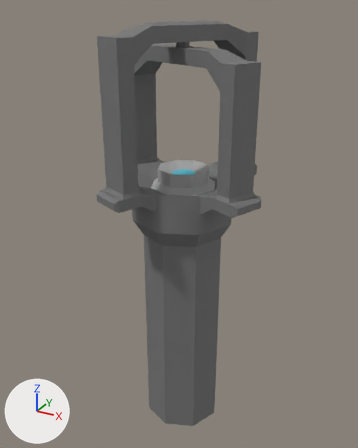
The FBX model Assets/Objects/Items/Lighting/imported/Torch.FBX: old version first, new version second.
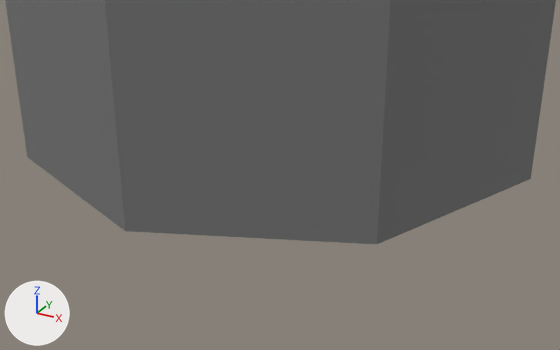
Old and new are each drawn whole from a 50 mm lens placed at (1.288, -2.384, 2.528), pointed at (-0.043, 0.037, 1.317) and again close up from a 50 mm lens placed at (0.354, -0.634, 0.256), pointed at (0.003, 0.004, -0.064). Every picture has the same lights, and +X, +Y and +Z are marked at lower left. Where no turn or scale is listed for an object, it has been applied to the vertices.

Before the edit, the objects in view are built like this:
```python
me_mesh = bpy.data.meshes.new('Mesh')
me_mesh.from_pydata(...)  # 204 vertices, 202 faces; spans x -0.51..0.51, y -0.51..0.51, z -0.02..2.46
# faces by material slot: [24, 177, 1]
me_mesh.materials.append(mat_material__57)  # grey #a8a8a8
me_mesh.materials.append(mat_material__59)  # grey #757575
me_mesh.materials.append(mat_material__58)  # cyan #58c1d6
ob_cylinder001 = bpy.data.objects.new('Cylinder001', me_mesh)
ob_cylinder001.location = (0.0059, 0.0032, 0.0)
```
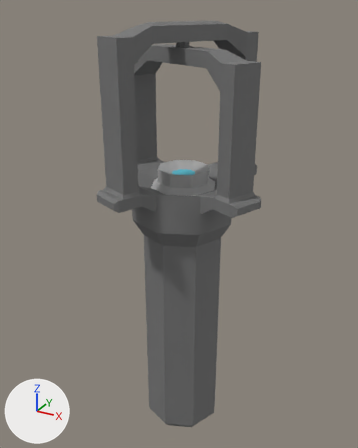
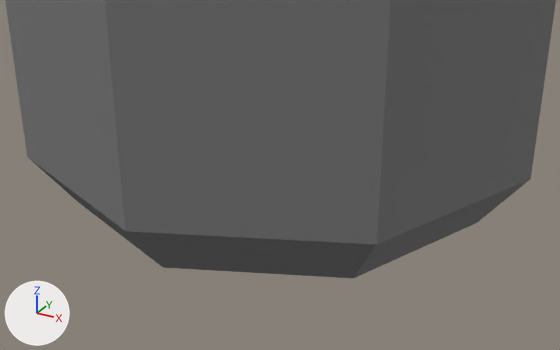
Where the change shows, as pixel boxes (x1, y1, x2, y2) in the close-ups (560 x 350 px):
'Cylinder001', reshaped: before (5, 0, 556, 244); after (5, 0, 556, 278)
part 1 of me_mesh, built on: after (31, 160, 530, 278)

The change in detail:
me_mesh is used by ob_cylinder001; location (0.0059, 0.0032, 0.0).
me_mesh had 204 vertices, 202 faces and spanned x -0.51..0.51, y -0.51..0.51, z -0.02..2.46.
me_mesh now has 212 vertices, 210 faces and spans x -0.51..0.51, y -0.51..0.51, z -0.07..2.46.
Part 1, on me_mesh:
1 face is deleted.
8 vertices are added at x -0.2..0.2, y -0.2..0.2, z -0.07.
9 new faces join them, mat_material__59 (grey #757575).
